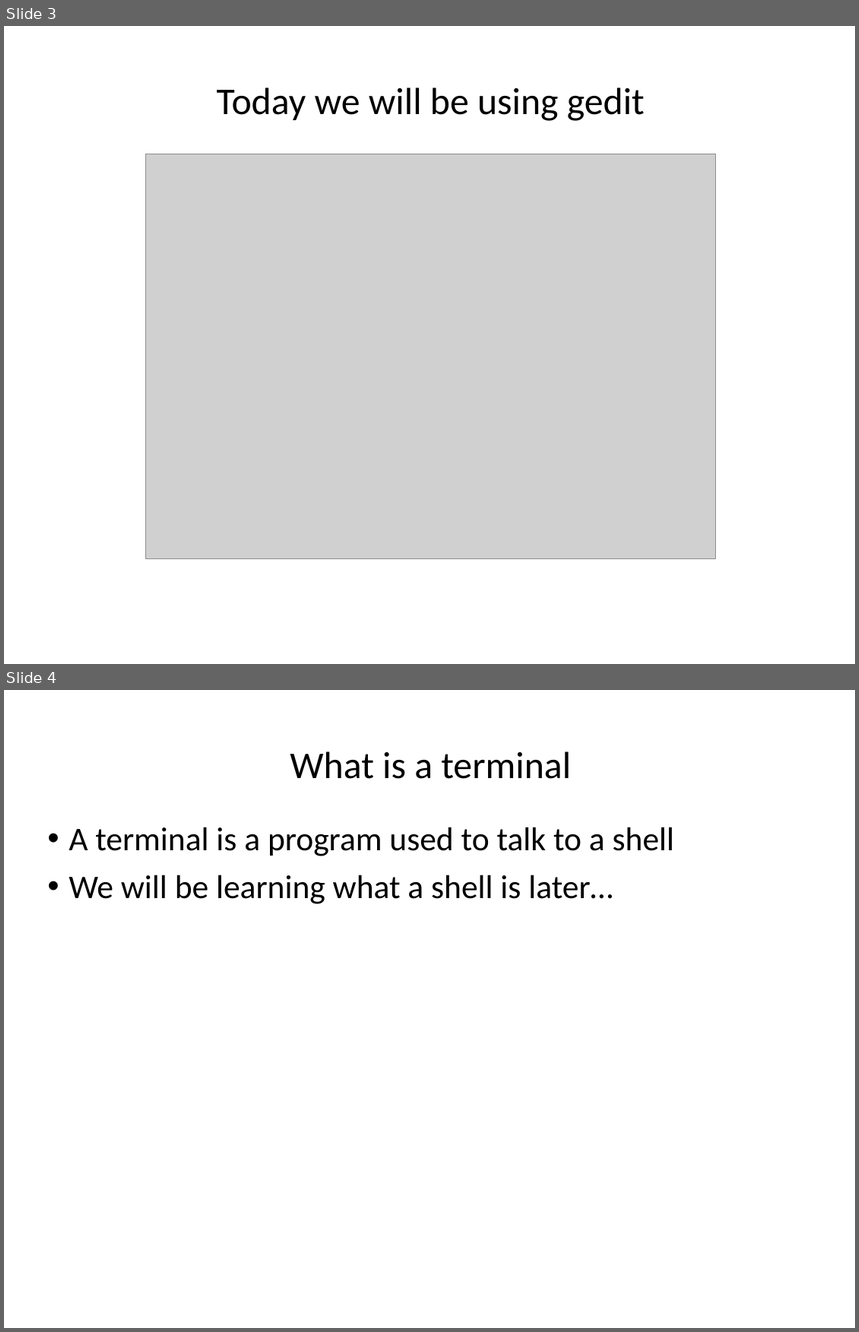
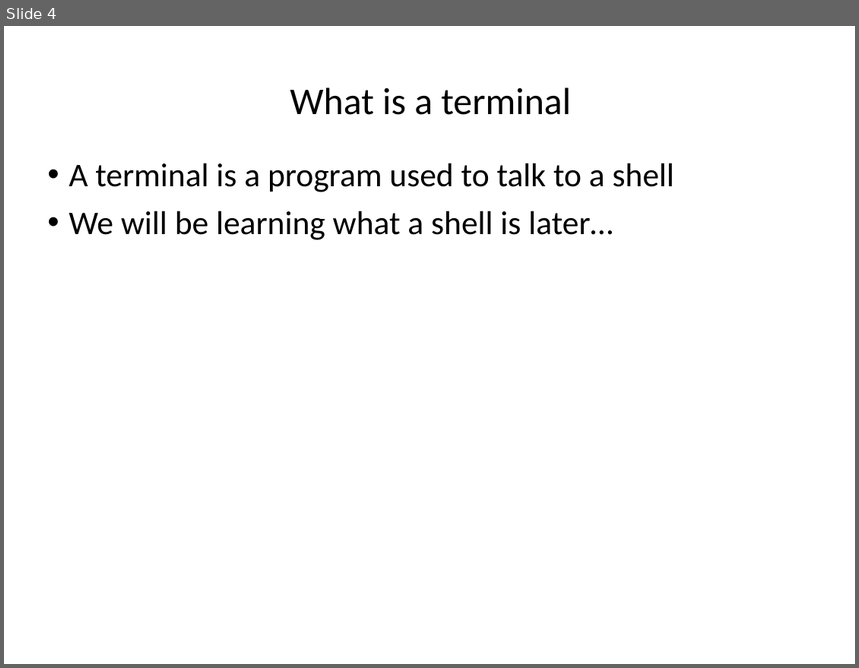
Before and after one commit to ncasuk/ncas-isc, a slide deck: shell/presentations/01_editors.pptx. Shown one above the other, each under a label of ours: slides 3 and 4 before the commit, slide 4 after it. The pictures are 859x1332 and 859x668 pixels, drawn with LibreOffice and Linux fonts; fonts in the diff are those of the drawing; grey boxes stand for pictures; background and template pictures are left out. Boxes give left, top, right and bottom in pixels: in the first picture for what was removed or moved away, otherwise in the second. Text is boxed around its words. In the diff, an @@ line names an element or a change of style, - is before the commit and + after.

```diff
--- a/shell/presentations/01_editors.pptx
+++ b/shell/presentations/01_editors.pptx
@@ slide 3 removed at (x1=4, y1=26, x2=855, y2=664), background picture (left out) @@
@@ title removed at (x1=217, y1=88, x2=645, y2=121) @@
-Today we will be using gedit
@@ picture removed at (x1=145, y1=154, x2=715, y2=559) @@
```
Also in this commit, not shown: 5 slides changed, 1 slide added, 9 other files.
